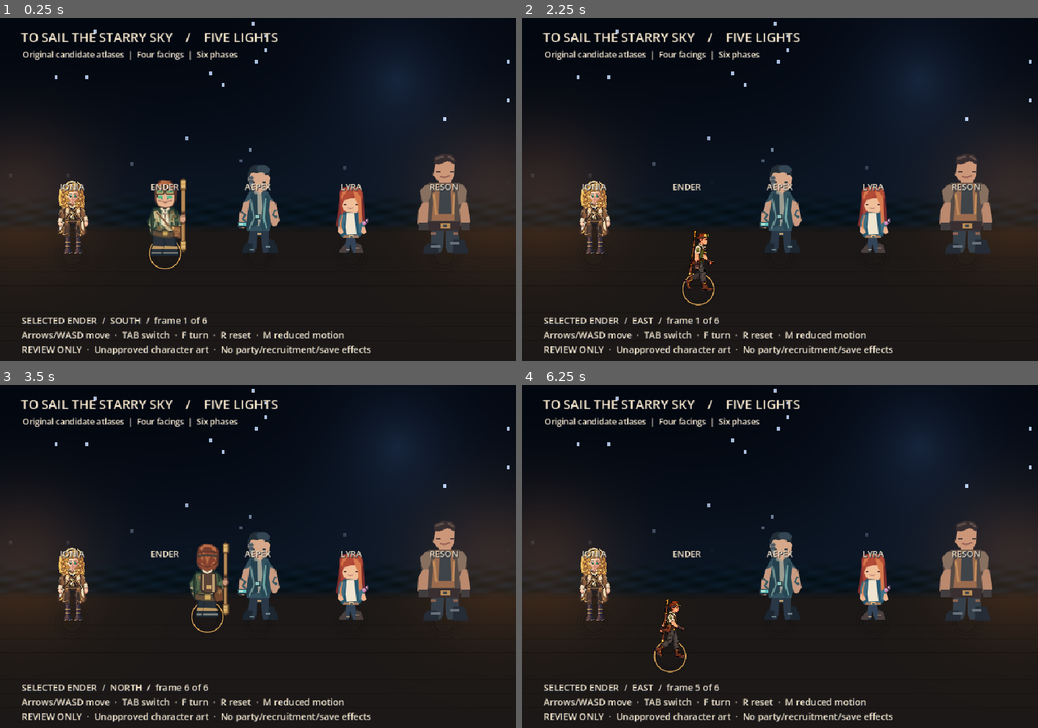
Above: before the commit, frames 1-4 (two rows, left to right).
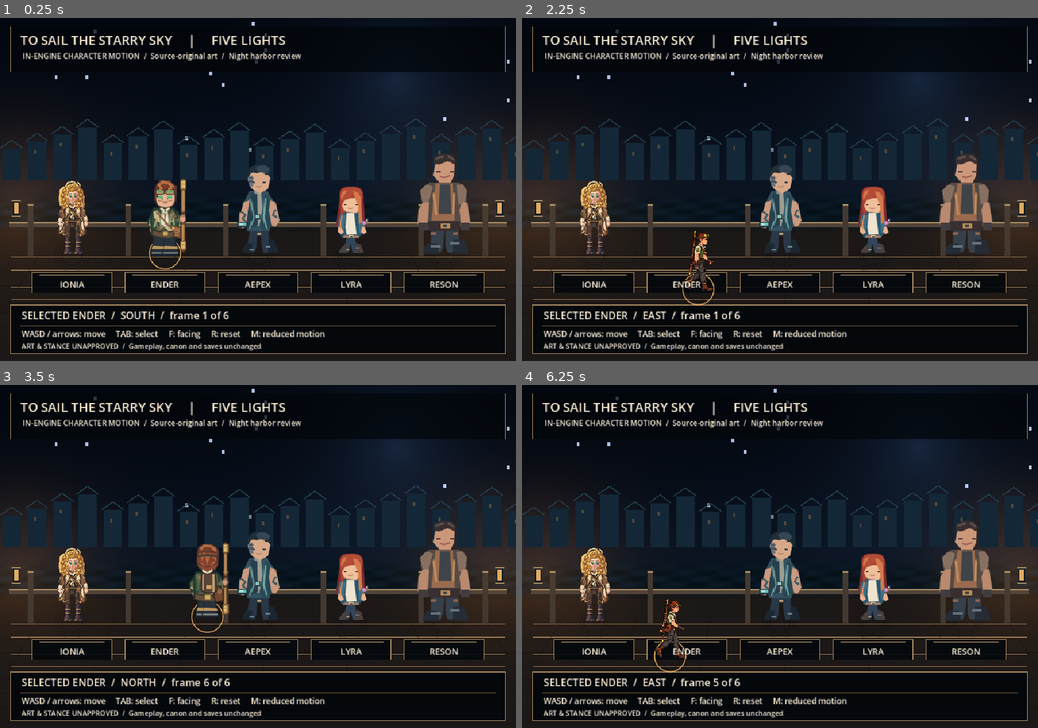
Above: after the commit, the same moments.

Repository: ndrorchestration/ToSailaStarrySky-jrpg
Game: Godot game, scene res://scenes/five_lights_motion_studio.tscn
The game is run twice, just before and just after one commit, with the same random seed, the same clock (stepped at 60 frames per second) and the same inputs. This scene is started directly instead of the project's main scene.
Inputs:
- Up to frame 1 (0.25 s): no input
- Up to frame 2 (2.25 s): tap Enter at 0.5 s; hold Right (ui_right) 0.53-1.28 s; tap E at 0.6 s; hold Down (ui_down) 1.28-2.03 s; tap R at 1.35 s; hold Right (ui_right) from 2.03 s (still down); tap V at 2.1 s
- Up to frame 3 (3.5 s): release Right (ui_right) at 2.78 s; hold Up (ui_up) from 2.78 s (still down); tap C at 2.85 s
- Up to frame 4 (6.25 s): release Up (ui_up) at 3.53 s; hold Left (ui_left) 3.53-5.03 s; tap one key every 0.75 s from 3.6 s: T Y G B; hold Down (ui_down) 5.03-5.78 s; hold Right (ui_right) from 5.78 s (still down)

The runs differ from the first frame. In frame 1, 16% of the frame differs, in the area x 0-100%, y 2-99%; in frame 2, 16%; in frame 3, 16%; in frame 4, 16%.

Commit message:
art(godot): compose five-source sprite review with authored harbor stage and legible controls

Diff:
--- a/godot/scripts/five_lights_motion_studio.gd
+++ b/godot/scripts/five_lights_motion_studio.gd
@@ -2,6 +2,7 @@
 ## Five distinct four-direction original-source studies, isolated from Chapter I.
 const Actor = preload("res://scripts/five_lights_motion_actor.gd")
 const Atmosphere = preload("res://shaders/five_lights_motion_studio.gdshader")
+const Scenography = preload("res://scripts/five_lights_stage_scenography.gd")
 const CAST: Array[String] = ["Ionia", "Ender", "Aepex", "Lyra", "Reson"]
 const START_X: Array[float] = [134.0, 307.0, 480.0, 653.0, 826.0]
 const START_Y := 441.0
@@ -11,6 +12,8 @@
 var reduced_motion: bool = false
 var ambience: ShaderMaterial
 var status: Label
+var controls: Label
+var note: Label
 
 func _ready() -> void:
     var background := ColorRect.new()
@@ -21,6 +24,9 @@
     ambience.shader = Atmosphere
     background.material = ambience
     add_child(background)
+    var scenery := Scenography.new()
+    scenery.name = "OriginalReviewScenographyNonColliding"
+    add_child(scenery)
     var cast_root := Node2D.new()
     cast_root.name = "NonCanonicalFiveLightsSourceReview"
     cast_root.y_sort_enabled = true
@@ -39,13 +45,15 @@
     var ui := CanvasLayer.new()
     ui.name = "ReviewInstructions"
     add_child(ui)
-    _label(ui, Vector2(39, 19), "TO SAIL THE STARRY SKY    /    FIVE LIGHTS", 24)
-    _label(ui, Vector2(42, 57), "Original candidate atlases  |  Four facings  |  Six phases", 15)
+    _label(ui, Vector2(38, 24), "TO SAIL THE STARRY SKY     |     FIVE LIGHTS", 24)
+    _label(ui, Vector2(42, 61), "IN-ENGINE CHARACTER MOTION  /  Source-original art  /  Night harbor review", 14)
     for i in range(CAST.size()):
-        var tag := _label(ui, Vector2(START_X[i] - 60, 303), CAST[i].to_upper(), 16)
+        var tag := _label(ui, Vector2(START_X[i] - 60, 485), CAST[i].to_upper(), 16)
         tag.custom_minimum_size = Vector2(120, 26)
         tag.horizontal_alignment = HORIZONTAL_ALIGNMENT_CENTER
-    status = _label(ui, Vector2(40, 552), "", 17)
+    status = _label(ui, Vector2(40, 541), "", 19)
+    controls = _label(ui, Vector2(40, 578), "WASD / arrows: move     TAB: select     F: facing     R: reset     M: reduced motion", 15)
+    note = _label(ui, Vector2(40, 603), "ART & STANCE UNAPPROVED  /  Gameplay, canon and saves unchanged", 13)
     _choose(1)
 
 func _label(parent: Node, at: Vector2, words: String, font_size: int) -> Label:
@@ -82,8 +90,7 @@
     var actor = cast_actors[CAST[selected_index]]
     status.text = "SELECTED %s  /  %s  /  frame %d of 6" % [
         CAST[selected_index].to_upper(), actor.facing.to_upper(), actor.phase + 1]
-    status.text += "\nArrows/WASD move  ·  TAB switch  ·  F turn  ·  R reset  ·  M reduced motion"
-    status.text += "\nREVIEW ONLY  ·  Unapproved character art  ·  No party/recruitment/save effects"
+    # A clean status row keeps source truth visible without covering actors.
 
 func _physics_process(_delta: float) -> void:
     if not keyboard_enabled or cast_actors.size() != CAST.size():
